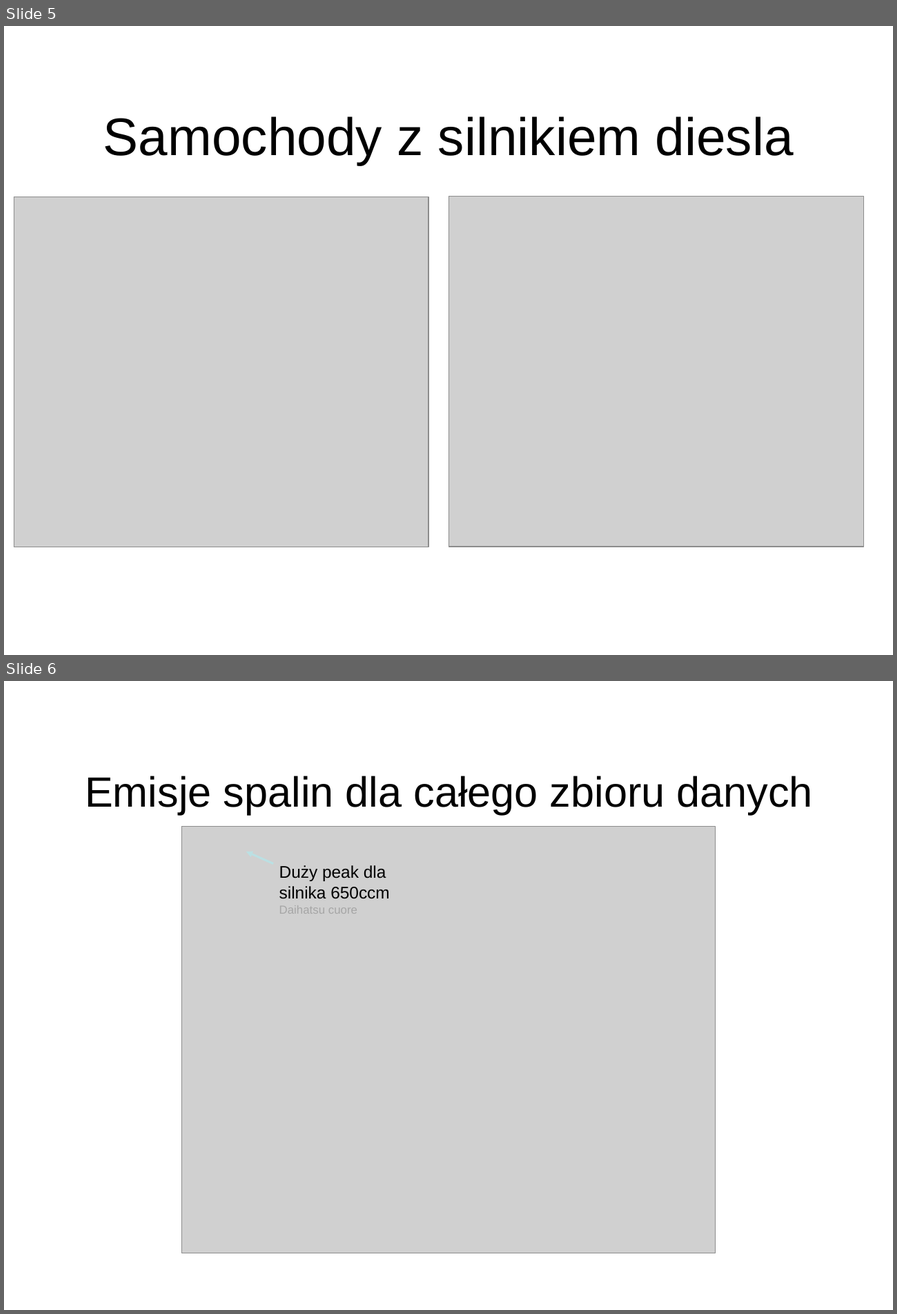
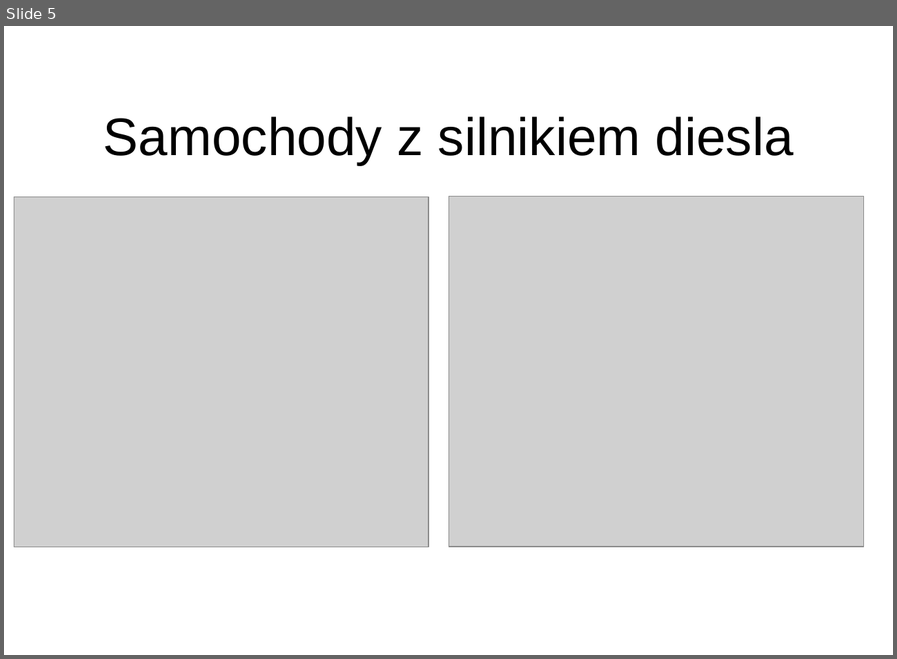
Before and after one commit to michalloska/DataExploration_Project, a slide deck: prezentacja.ppt. Shown one above the other, each under a label of ours: slides 5 and 6 before the commit, slide 5 after it. The pictures are 897x1314 and 897x659 pixels, drawn with LibreOffice and Linux fonts; fonts in the diff are those of the drawing; grey boxes stand for pictures; background and template pictures are left out. Boxes give left, top, right and bottom in pixels: in the first picture for what was removed or moved away, otherwise in the second. Text is boxed around its words. In the diff, an @@ line names an element or a change of style, - is before the commit and + after.

```diff
--- a/prezentacja.ppt
+++ b/prezentacja.ppt
@@ slide 6 removed at [4,681,893,1310], background picture (left out) @@
@@ title removed at [85,776,813,814] @@
-Emisje spalin dla całego zbioru danych
@@ picture removed at [182,827,715,1253] @@
@@ arrow removed from (273, 864) to (246, 851) @@
@@ text removed at [279,865,390,914] @@
-Duży peak dla silnika 650ccm
-Daihatsu cuore
```
Also in this commit, not shown: 4 slides changed, 1 slide added, 1 other slide removed, 2 other files.
